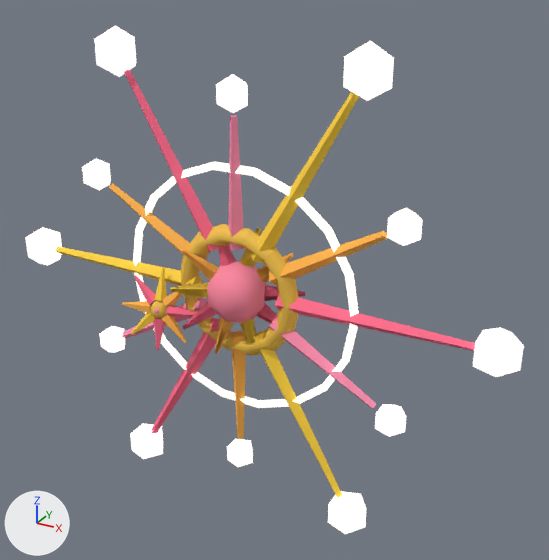
A saved change to the glTF model public/models/pathlooks/akane_p0.glb.
Rendered twice from a 50 mm lens placed at (0.461, -0.742, 0.398), pointed at (0.038, 0.027, 0.014). The axes (+X, +Y, +Z) are drawn at lower left. The lights are the same throughout. The picture after the commit comes second. Where no turn or scale is listed for an object, it has been applied to the vertices. Vertices at exactly the same position are counted once.

Script lines for the objects in view, before the commit:
```python
me_p0_hanabi_body = bpy.data.meshes.new('p0_hanabi_body')
me_p0_hanabi_body.from_pydata(...)  # 186 vertices, 320 faces; spans x -0.3..0.3, y -0.038..0.038, z -0.262..0.262
me_p0_hanabi_body.materials.append(mat_body)
me_p0_hanabi_glow = bpy.data.meshes.new('p0_hanabi_glow')
me_p0_hanabi_glow.from_pydata(...)  # 198 vertices, 348 faces; spans x -0.346..0.351, y -0.025..0.025, z -0.311..0.311
me_p0_hanabi_glow.materials.append(mat_glow)
me_p0_pinwheels_body = bpy.data.meshes.new('p0_pinwheels_body')
me_p0_pinwheels_body.from_pydata(...)  # 316 vertices, 544 faces; spans x -0.154..0.079, y -0.05..0.041, z -0.088..0.08
me_p0_pinwheels_body.materials.append(mat_body)
ob_p0_hanabi_body = bpy.data.objects.new('p0_hanabi_body', me_p0_hanabi_body)
ob_p0_hanabi_body.location = (0.0, 0.0, 0.0)
ob_p0_hanabi_glow = bpy.data.objects.new('p0_hanabi_glow', me_p0_hanabi_glow)
ob_p0_hanabi_glow.location = (0.0, 0.0, 0.0)
ob_p0_pinwheels_body = bpy.data.objects.new('p0_pinwheels_body', me_p0_pinwheels_body)
ob_p0_pinwheels_body.location = (0.0, 0.0, 0.0)
```
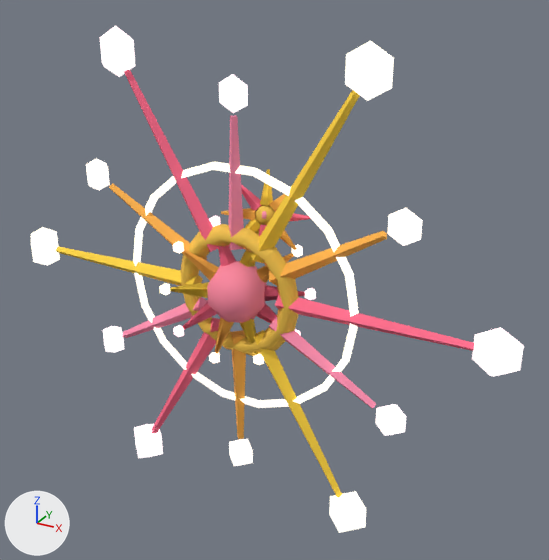
Where the change shows, as pixel boxes [x1, y1, x2, y2] in the pictures (549 x 560 px; the box of a moved part takes in the faces that stretch with it):
'p0_hanabi_glow', reshaped
    before: [25, 26, 524, 534]
    after: [31, 26, 524, 533]
'p0_pinwheels_body', reshaped (23% narrower, 46% taller)
    before: [122, 228, 305, 355]
    after: [170, 169, 311, 355]
'p0_pinwheel_glow', added
    after: [159, 215, 316, 365]
part 2 of me_p0_pinwheels_body, moved or reshaped
    before: [166, 306, 196, 317]
    after: [290, 213, 311, 221]
part 3 of me_p0_pinwheels_body, moved or reshaped
    before: [162, 282, 191, 307]
    after: [269, 194, 286, 211]
part 4 of me_p0_pinwheels_body, moved or reshaped
    before: [154, 267, 167, 301]
    after: [260, 169, 273, 205]
part 5 of me_p0_pinwheels_body, moved or reshaped
    before: [134, 275, 156, 305]
    after: [241, 184, 261, 211]
part 6 of me_p0_pinwheels_body, moved or reshaped
    before: [122, 301, 152, 313]
    after: [221, 208, 256, 220]
part 7 of me_p0_pinwheels_body, moved or reshaped
    before: [131, 312, 155, 335]
    after: [245, 219, 260, 232]
part 8 of me_p0_pinwheels_body, moved or reshaped (mostly hidden afterwards)
    before: [154, 318, 165, 350]
    after: [258, 225, 267, 236]
part 9 of me_p0_pinwheels_body, moved or reshaped
    before: [162, 314, 187, 343]
    after: [280, 229, 297, 250]
part 10 of me_p0_pinwheels_body, moved or reshaped
    before: [150, 300, 167, 319]
    after: [256, 205, 275, 225]
part 11 of me_p0_pinwheels_body, moved or reshaped
    before: [155, 307, 159, 314]
    after: [262, 211, 267, 219]

The change, as a diff of the scene's bpy script:
```diff
--- a/public/models/pathlooks/akane_p0.glb.py
+++ b/public/models/pathlooks/akane_p0.glb.py
@@ me_p0_hanabi_glow @@
-me_p0_hanabi_glow.from_pydata(...)  # 198 vertices, 348 faces; spans x -0.346..0.351, y -0.025..0.025, z -0.311..0.311
+me_p0_hanabi_glow.from_pydata(...)  # 174 vertices, 300 faces; spans x -0.351..0.351, y -0.026..0.026, z -0.311..0.311
+# me_p0_hanabi_glow part 1
+# 48 vertices are removed from x -0.346..0.304, y -0.015..0.015, z -0.296..0.296
+# 144 faces are deleted
+# 12 vertices in x -0.206..0.218, y 0.018, z -0.256..0.256 move by (-0.006, 0.001, 0.0)
+# 12 vertices in x -0.206..0.218, y -0.018, z -0.256..0.256 move by (-0.006, -0.001, 0.0)
+# 8 vertices in x -0.317..0.333, y 0.025, z -0.296..0.296 move by (-0.008, 0.001, 0.0)
+# 8 vertices in x -0.317..0.333, y -0.025, z -0.296..0.296 move by (-0.008, -0.001, 0.0)
+# 4 vertices in x -0.154, y 0.025, z -0.296..0.296 move by (-0.009, 0.001, 0.0)
+# 4 vertices in x -0.154, y -0.025, z -0.296..0.296 move by (-0.009, -0.001, 0.0)
+# 4 vertices are added at (-0.188, 0.0, 0.266), (-0.188, 0.0, 0.296), (-0.188, 0.0, -0.296), (-0.188, 0.0, -0.266)
+# 12 new vertices lie (-0.019, -0.019, 0.0) away from vertices in x -0.206..0.218, y 0.018, z -0.256..0.256
+# 8 new vertices lie (-0.026, -0.026, 0.0) away from vertices in x -0.317..0.333, y 0.025, z -0.296..0.296
+# 96 new faces join them
 me_p0_hanabi_glow.materials.append(mat_glow)
@@ me_p0_pinwheels_body @@
-me_p0_pinwheels_body.from_pydata(...)  # 316 vertices, 544 faces; spans x -0.154..0.079, y -0.05..0.041, z -0.088..0.08
+me_p0_pinwheels_body.from_pydata(...)  # 316 vertices, 544 faces; spans x -0.079..0.082, y -0.041..0.047, z -0.08..0.152
+# me_p0_pinwheels_body part 2: the loose piece of 10 vertices spanning x -0.09..-0.046, y -0.036..-0.018, z -0.043..-0.027 is turned 8 degrees about the z axis through its middle, then moved by (0.129, 0.054, 0.135)
+# me_p0_pinwheels_body part 3: the loose piece of 10 vertices spanning x -0.098..-0.063, y -0.034..-0.01, z -0.033..0.003 is multiplied about its middle by the matrix ((0.979, -0.202, 0.018), (0.202, 0.979, 0.014), (-0.02, -0.01, 1.0)), then moved by (0.128, 0.054, 0.135)
+# me_p0_pinwheels_body part 4: the loose piece of 10 vertices spanning x -0.109..-0.092, y -0.034..-0.013, z -0.026..0.018 is multiplied about its middle by the matrix ((0.998, -0.015, -0.059), (0.019, 0.998, 0.061), (0.058, -0.062, 0.996)), then moved by (0.128, 0.052, 0.134)
+# me_p0_pinwheels_body part 5: the loose piece of 10 vertices spanning x -0.141..-0.103, y -0.037..-0.021, z -0.033..0.003 is multiplied about its middle by the matrix ((0.997, -0.075, -0.023), (0.075, 0.997, 0.0), (0.023, -0.002, 1.0)), then moved by (0.13, 0.048, 0.134)
+# me_p0_pinwheels_body part 6: the loose piece of 10 vertices spanning x -0.154..-0.11, y -0.042..-0.024, z -0.043..-0.027 is turned 8 degrees about the z axis through its middle, then moved by (0.131, 0.046, 0.135)
+# me_p0_pinwheels_body part 7: the loose piece of 10 vertices spanning x -0.137..-0.102, y -0.05..-0.026, z -0.073..-0.037 is multiplied about its middle by the matrix ((0.979, -0.202, 0.018), (0.202, 0.979, 0.014), (-0.02, -0.01, 1.0)), then moved by (0.132, 0.046, 0.135)
+# me_p0_pinwheels_body part 8: the loose piece of 10 vertices spanning x -0.108..-0.091, y -0.047..-0.026, z -0.088..-0.044 is multiplied about its middle by the matrix ((0.998, -0.017, -0.059), (0.021, 0.998, 0.061), (0.058, -0.062, 0.996)), then moved by (0.132, 0.048, 0.136)
+# me_p0_pinwheels_body part 9: the loose piece of 10 vertices spanning x -0.097..-0.059, y -0.039..-0.023, z -0.073..-0.037 is multiplied about its middle by the matrix ((0.997, -0.075, -0.023), (0.075, 0.997, 0.0), (0.023, -0.002, 1.0)), then moved by (0.131, 0.052, 0.136)
+# me_p0_pinwheels_body part 10: the loose piece of 34 vertices spanning x -0.113..-0.087, y -0.043..-0.017, z -0.048..-0.022 is moved by (0.13, 0.05, 0.135)
+# me_p0_pinwheels_body part 11: the loose piece of 34 vertices spanning x -0.105..-0.092, y -0.042..-0.03, z -0.04..-0.027 is moved by (0.131, 0.05, 0.135)
 me_p0_pinwheels_body.materials.append(mat_body)
@@ ob_p0_pinwheel_glow @@
+ob_p0_pinwheel_glow = bpy.data.objects.new('p0_pinwheel_glow', me_p0_pinwheel_glow)  # 120 vertices, 200 faces; spans x -0.09..0.091, y -0.048..0.048, z -0.094..0.094
+ob_p0_pinwheel_glow.location = (0.0, 0.0, 0.0)
```
